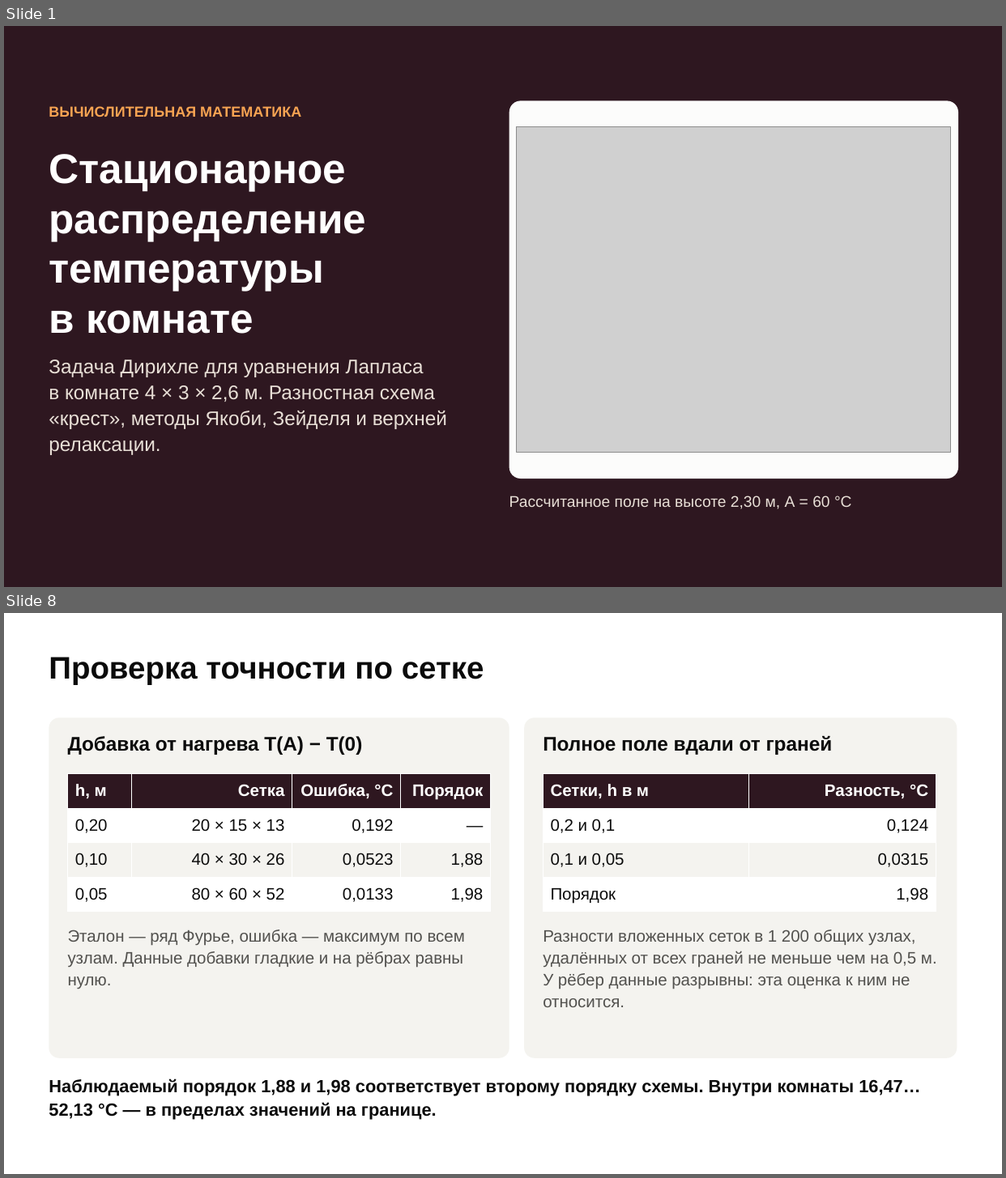
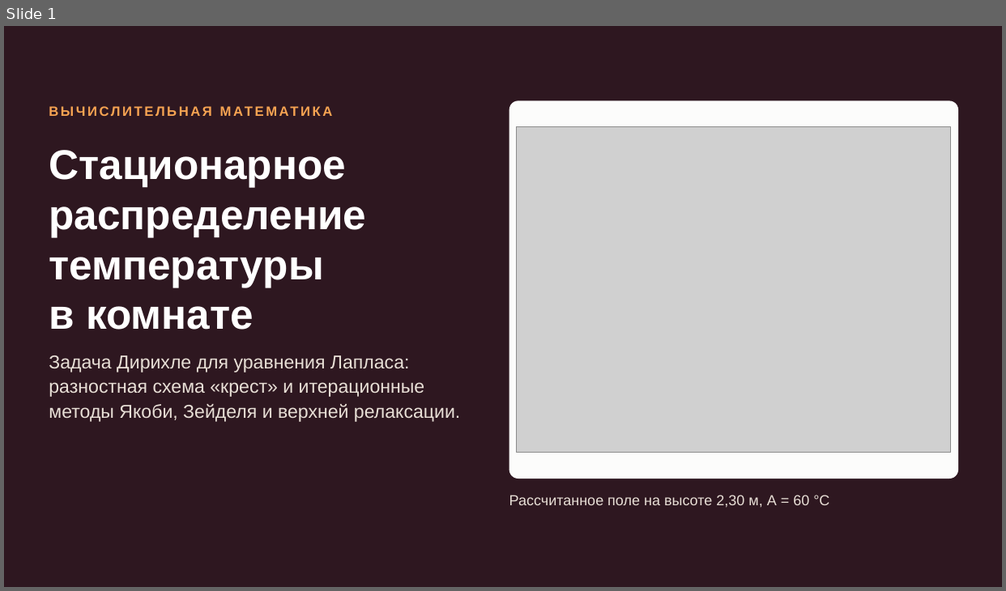
Before and after one commit to terMorel/computational-mathematics, a slide deck: PDE-Solver/presentation/PDE-Solver.pptx. Shown one above the other, each under a label of ours: slides 1 and 8 before the commit, slide 1 after it; the slides between them are not shown. The pictures are 1006x1178 and 1006x591 pixels, drawn with LibreOffice and Linux fonts; fonts in the diff are those of the drawing; grey boxes stand for pictures. Boxes give left, top, right and bottom in pixels: in the first picture for what was removed or moved away, otherwise in the second. Text is boxed around its words. In the diff, an @@ line names an element or a change of style, - is before the commit and + after.

```diff
--- a/PDE-Solver/presentation/PDE-Solver.pptx
+++ b/PDE-Solver/presentation/PDE-Solver.pptx
@@ slide 8 removed at (4, 613, 1002, 1174), background #FFFFFF @@
@@ text removed at (49, 657, 484, 685) @@
-Проверка точности по сетке
@@ rounded rectangle removed at (49, 717, 509, 1059) @@
@@ rounded rectangle removed at (524, 717, 957, 1059) @@
@@ text removed at (68, 736, 363, 755) @@
-Добавка от нагрева T(A) − T(0)
@@ text removed at (543, 736, 833, 755) @@
-Полное поле вдали от граней
@@ table removed at (68, 774, 491, 912), 4 rows, 4 columns @@
-h, м | Сетка | Ошибка, °C | Порядок
-0,20 | 20 × 15 × 13 | 0,192 | —
-0,10 | 40 × 30 × 26 | 0,0523 | 1,88
-0,05 | 80 × 60 × 52 | 0,0133 | 1,98
@@ table removed at (543, 774, 936, 912), 4 rows, 2 columns @@
-Сетки, h в м | Разность, °C
-0,2 и 0,1 | 0,124
-0,1 и 0,05 | 0,0315
-Порядок | 1,98
@@ text removed at (68, 930, 465, 989) @@
-Эталон — ряд Фурье, ошибка — максимум по всем узлам. Данные добавки гладкие и на рёбрах равны нулю.
@@ text removed at (543, 930, 937, 1007) @@
-Разности вложенных сеток в 1 200 общих узлах, удалённых от всех граней не меньше чем на 0,5 м. У рёбер данные разрывны: эта оценка к ним не относится.
@@ text removed at (49, 1079, 921, 1120) @@
-Наблюдаемый порядок 1,88 и 1,98 соответствует второму порядку схемы. Внутри комнаты 16,47…52,13 °C — в пределах значений на границе.
@@ slide 1 changed as well @@
@@ text "ВЫЧИСЛИТЕЛЬНАЯ МАТЕМАТИКА" at (49, 101, 491, 130): size 14 to 13 pt, letter spacing 0 to 2 pt @@
@@ text "Стационарное распределение температуры в комнате": place and size @@
-text "Стационарное распределение температуры в комнате" at (49, 154, 366, 334)
+text "Стационарное распределение температуры в комнате" at (49, 150, 366, 330)
@@ text at (49, 356, 460, 422): text changed; size 19 to 18 pt @@
-Задача Дирихле для уравнения Лапласа в комнате 4 × 3 × 2,6 м. Разностная схема «крест», методы Якоби, Зейделя и верхней релаксации.
+Задача Дирихле для уравнения Лапласа: разностная схема «крест» и итерационные методы Якоби, Зейделя и верхней релаксации.
@@ text "Рассчитанное поле на высоте 2,30 ..." at (509, 495, 829, 508): size 15 to 14 pt @@
```
Also in this commit, not shown: 3 other slides changed, 9 slides added, 7 other slides removed, 2 other files.
